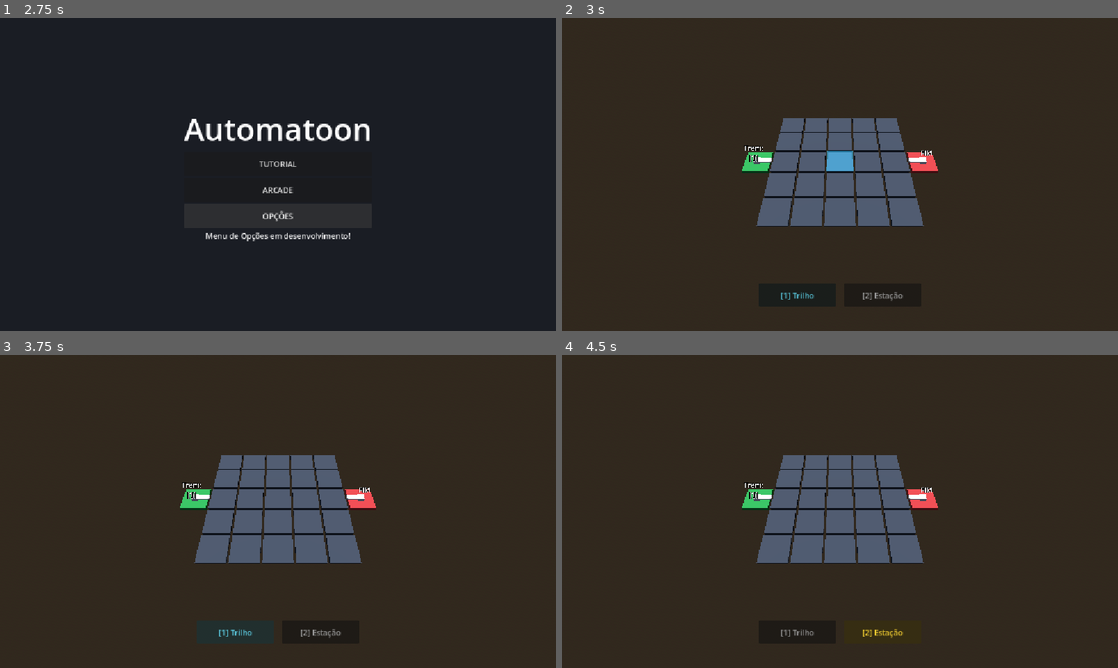
Above: before the commit, frames 1-4 (two rows, left to right).
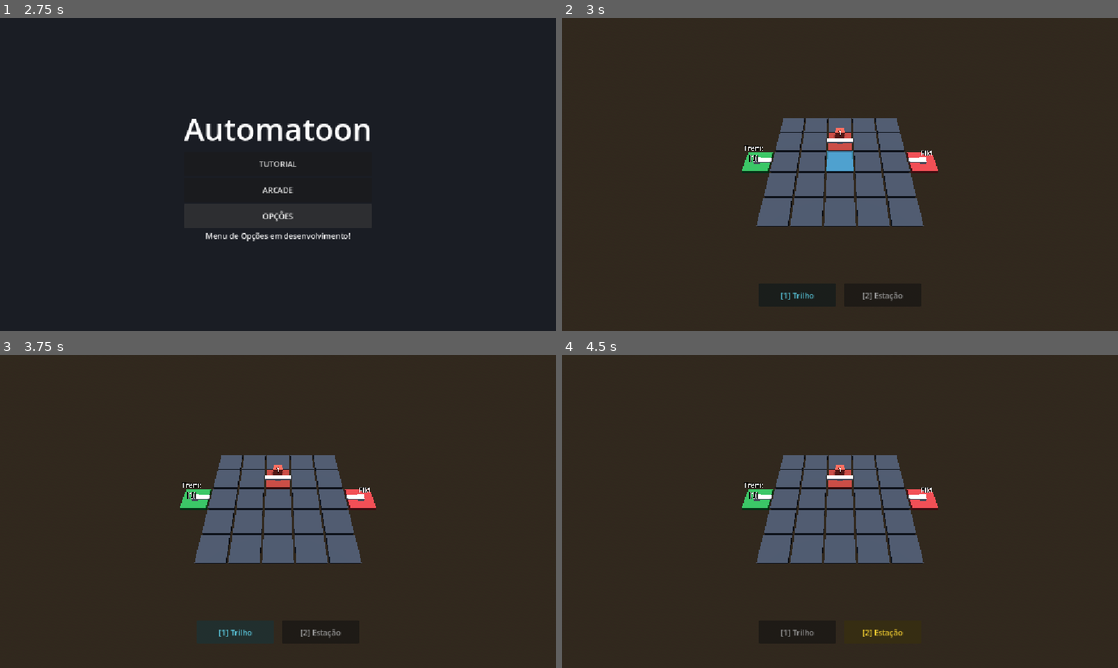
Above: after the commit, the same moments.

Repository: Danil0Ribeir0/automatoon-godot
Game: Godot game, scene res://scenes/MainMenu.tscn
The game is run twice, just before and just after one commit, with the same random seed, the same clock (stepped at 60 frames per second) and the same inputs.
Inputs:
- Up to frame 1 (2.75 s): click "ARCADE" at 0.5 s; click "ARCADE" at 1.25 s; click "OPÇÕES" at 2 s
- Up to frame 2 (3 s): click "TUTORIAL" at 2.75 s
- Up to frame 3 (3.75 s): click "[1] Trilho" at 3.5 s
- Up to frame 4 (4.5 s): click "[2] Estação" at 4.25 s

Frame 1 is identical in both runs. In frame 2, 0.3% of the frame differs, in the area x 37-53%, y 32-67%; in frame 3, 0.3%; in frame 4, 0.3%.

Commit message:
refactor: movimento do trem

Diff:
--- a/scripts/grid_system.gd
+++ b/scripts/grid_system.gd
@@ -2,7 +2,7 @@
 class_name GridSystem
 
 @export var grid_size: Vector2i = Vector2i(5, 5)
-@export var cell_size: float = 1.5
+@export var cell_size: float = 2.0
 @export var train_wagons: Array[String] = ["1"]
 
 var grid_data: Dictionary = {}
@@ -11,20 +11,36 @@
 var spawn_coords: Vector2i = Vector2i(-1, 2)
 var exit_coords: Vector2i = Vector2i(5, 2)
 
-func _ready() -> void:
-	init_level()
-	rebuild_all_visuals()
+# Carrega uma fase completa a partir de um LevelConfig
+func load_from_config(config: LevelConfig) -> void:
+	grid_size = config.grid_size
+	spawn_coords = config.spawn_coords
+	exit_coords = config.exit_coords
+	train_wagons = config.train_wagons.duplicate()
 
-func init_level() -> void:
+	# 1. Remove todos os modelos 3D da fase anterior
+	for node in tile_visuals.values():
+		if is_instance_valid(node):
+			node.queue_free()
+	tile_visuals.clear()
 	grid_data.clear()
 
+	# 2. Cria as células vazias do tamanho exato da fase (5x5, 7x7, etc.)
 	for y in range(grid_size.y):
 		for x in range(grid_size.x):
 			grid_data[Vector2i(x, y)] = RailTileData.new(RailTileData.TileType.EMPTY)
 
+	# 3. Posiciona as estações fixas obrigatórias (usado na Fase 1 do Tutorial)
+	for coords in config.preplaced_stations.keys():
+		var sym: String = config.preplaced_stations[coords]
+		grid_data[coords] = RailTileData.new(RailTileData.TileType.STATION, 1, true, sym)
+
+	# 4. Cria o SPAWN e o EXIT nas bordas configuradas
 	var spawn_label := "Trem:\n[" + ",".join(train_wagons) + "]"
 	grid_data[spawn_coords] = RailTileData.new(RailTileData.TileType.SPAWN, 3, true, spawn_label)
 	grid_data[exit_coords] = RailTileData.new(RailTileData.TileType.EXIT, 1, true, "FIM")
+
+	rebuild_all_visuals()
 
 func grid_to_world(coords: Vector2i) -> Vector3:
 	return Vector3((coords.x + 0.5) * cell_size, 0.0, (coords.y + 0.5) * cell_size)
--- /dev/null
+++ b/scripts/level_config.gd
@@ -0,0 +1,51 @@
+class_name LevelConfig
+extends Resource
+
+@export var level_title: String = "Fase 1: Primeiros Trilhos"
+@export_multiline var tutorial_hint: String = "Arraste o mouse com o Botão Esquerdo para ligar o Trem à Estação e até o FIM."
+
+@export var grid_size: Vector2i = Vector2i(5, 5)
+@export var spawn_coords: Vector2i = Vector2i(-1, 2)
+@export var exit_coords: Vector2i = Vector2i(5, 2)
+
+@export var train_wagons: Array[String] = ["1"]
+@export var allow_placing_stations: bool = false
+@export var available_symbols: Array[String] = ["1"]
+
+@export var preplaced_stations: Dictionary = {}
+
+static func create_tutorial_levels() -> Array[LevelConfig]:
+	var lvl1 := LevelConfig.new()
+	lvl1.level_title = "Tutorial 1/3: Transições (Trilhos)"
+	lvl1.tutorial_hint = "A Estação [1] já está no mapa! Arraste os trilhos para passar por ela e chegar ao FIM. (Espaço = Testar)"
+	lvl1.grid_size = Vector2i(5, 5)
+	lvl1.spawn_coords = Vector2i(-1, 2)
+	lvl1.exit_coords = Vector2i(5, 2)
+	lvl1.train_wagons = ["1"]
+	lvl1.allow_placing_stations = false
+	lvl1.available_symbols = []
+	lvl1.preplaced_stations = { Vector2i(2, 1): "1" }
+
+	var lvl2 := LevelConfig.new()
+	lvl2.level_title = "Tutorial 2/3: Estados (Estações)"
+	lvl2.tutorial_hint = "Use a Tecla [2] para colocar as Estações na ordem dos vagões do trem e a Tecla [1] para ligar os trilhos!"
+	lvl2.grid_size = Vector2i(5, 5)
+	lvl2.spawn_coords = Vector2i(-1, 2)
+	lvl2.exit_coords = Vector2i(5, 2)
+	lvl2.train_wagons = ["1", "2"]
+	lvl2.allow_placing_stations = true
+	lvl2.available_symbols = ["1", "2"]
+	lvl2.preplaced_stations = {}
+
+	var lvl3 := LevelConfig.new()
+	lvl3.level_title = "Tutorial 3/3: Construindo a Linguagem"
+	lvl3.tutorial_hint = "Mapa expandido (7x7)! Monte os estados e transições para reconhecer todos os 4 vagões na ordem correta."
+	lvl3.grid_size = Vector2i(7, 7)
+	lvl3.spawn_coords = Vector2i(-1, 3)
+	lvl3.exit_coords = Vector2i(7, 3)
+	lvl3.train_wagons = ["1", "0", "2", "1"]
+	lvl3.allow_placing_stations = true
+	lvl3.available_symbols = ["0", "1", "2"]
+	lvl3.preplaced_stations = {}
+
+	return [lvl1, lvl2, lvl3]
--- a/scripts/level_manager.gd
+++ b/scripts/level_manager.gd
@@ -19,9 +19,14 @@
 var cursor_material: StandardMaterial3D
 var is_simulating: bool = false
 
+var tutorial_levels: Array[LevelConfig] = []
+var current_level_idx: int = 0
+
 func _ready() -> void:
+	tutorial_levels = LevelConfig.create_tutorial_levels()
+	grid_system.load_from_config(tutorial_levels[current_level_idx])
+
 	drag_builder = TrackDragBuilder.new(grid_system)
-
 	_setup_board_collider()
 	_setup_camera()
 	_create_cursor_highlight()
@@ -118,8 +123,6 @@
 func _reset_simulation() -> void:
 	is_simulating = false
 	train.stop_run()
-	for w in train.wagons:
-		w.visible = false
 
 func _update_hovered_cell() -> void:
 	var mouse_pos := get_viewport().get_mouse_position()
--- a/scripts/train.gd
+++ b/scripts/train.gd
@@ -2,65 +2,46 @@
 class_name Train
 
 @export var wagon_scene: PackedScene = preload("res://scenes/wagon.tscn")
-@export var train_speed: float = 2.5
-@export var wagon_spacing: float = 0.7
+@export var train_speed: float = 4.5
+@export var wagon_spacing: float = 1.2
 
 @onready var train_path: Path3D = $TrainPath
 
 var wagons: Array[Wagon] = []
-var is_moving: bool = false
-var lead_distance: float = 0.0
-var total_curve_length: float = 0.0
+var move_tween: Tween
 
-signal reached_station(station_symbol: String)
 signal arrived_at_exit
-signal derailed
 
-func _process(delta: float) -> void:
-	if not is_moving or wagons.is_empty():
-		return
-
-	lead_distance += train_speed * delta
-
-	for i in range(wagons.size()):
-		var wagon := wagons[i]
-		var wagon_target_dist := lead_distance - (i * wagon_spacing)
-
-		if wagon_target_dist >= 0:
-			wagon.visible = true
-			wagon.progress = wagon_target_dist
-		else:
-			# Vagão ainda não saiu do Spawn externo
-			wagon.visible = false
-			wagon.progress = 0.0
-
-	# Verifica se o último vagão da fila chegou ao fim da linha
-	var last_wagon_dist := lead_distance - ((wagons.size() - 1) * wagon_spacing)
-	if last_wagon_dist >= total_curve_length:
-		is_moving = false
-		arrived_at_exit.emit()
-
-# Monta a composição de acordo com a palavra de entrada (ex: ["1", "3", "0"])
 func spawn_train(symbols: Array[String], curve: Curve3D) -> void:
-	# Limpa qualquer trem anterior
+	stop_run()
 	for w in wagons:
 		w.queue_free()
 	wagons.clear()
-
 	train_path.curve = curve
-	total_curve_length = curve.get_baked_length()
-	lead_distance = 0.0
-	is_moving = false
 
 	for s in symbols:
-		var wagon_instance: Wagon = wagon_scene.instantiate()
-		train_path.add_child(wagon_instance)
-		wagon_instance.setup(s)
-		wagon_instance.visible = false
-		wagons.append(wagon_instance)
+		var w: Wagon = wagon_scene.instantiate()
+		train_path.add_child(w)
+		w.setup(s)
+		w.visible = false
+		wagons.append(w)
 
 func start_run() -> void:
-	is_moving = true
+	# Distância total = tamanho da pista + comprimento da fila de vagões
+	var total_dist := train_path.curve.get_baked_length() + (wagons.size() - 1) * wagon_spacing
+
+	move_tween = create_tween()
+	move_tween.tween_method(_update_wagons, 0.0, total_dist, total_dist / train_speed)
+	move_tween.finished.connect(arrived_at_exit.emit)
 
 func stop_run() -> void:
-	is_moving = false
+	if move_tween and move_tween.is_running():
+		move_tween.kill()
+	for w in wagons:
+		w.visible = false
+
+func _update_wagons(lead_dist: float) -> void:
+	for i in wagons.size():
+		var dist := lead_dist - (i * wagon_spacing)
+		wagons[i].visible = dist >= 0.0
+		wagons[i].progress = maxf(0.0, dist)
Not shown, added: scripts/level_config.gd.uid
